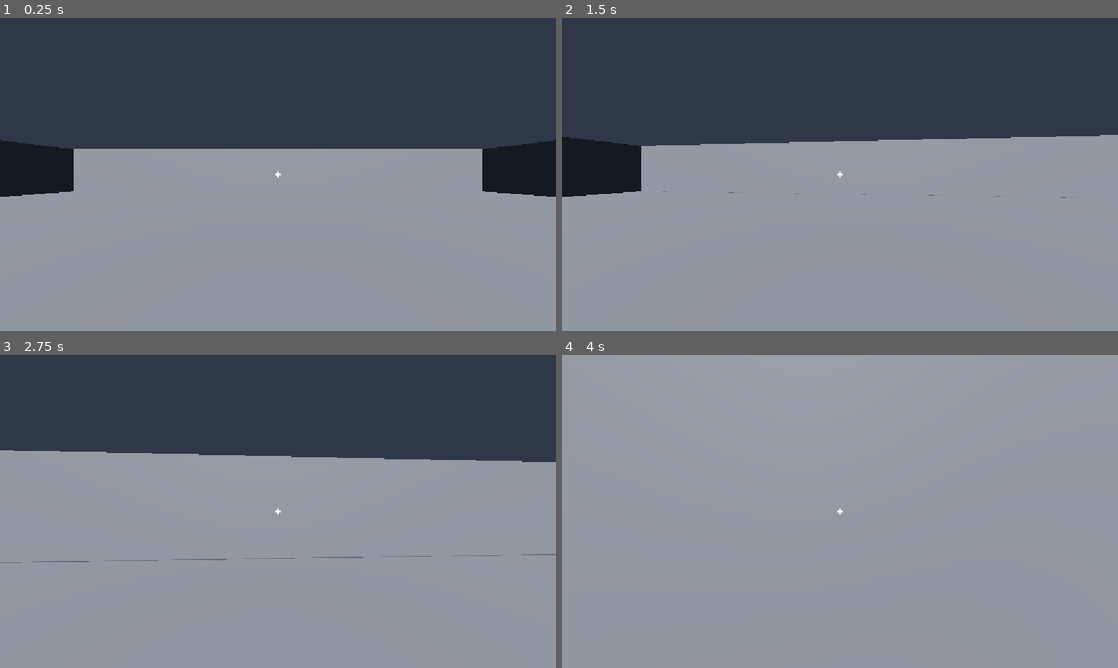
Above: before the commit, frames 1-4 (two rows, left to right).
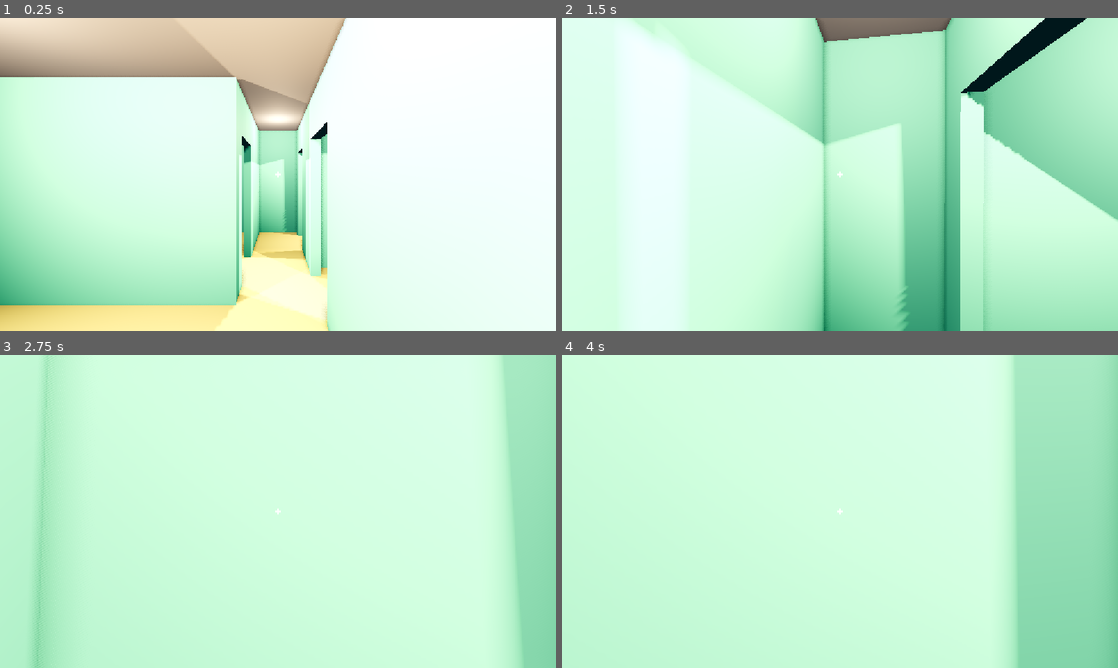
Above: after the commit, the same moments.

Repository: MarcosGomez66/scape-room-demo
Game: Godot game, scene res://scenes/test/house_test_level.tscn
The game is run twice, just before and just after one commit, with the same random seed, the same clock (stepped at 60 frames per second) and the same inputs. Before the commit the project starts from res://scenes/test/test_level.tscn.
Inputs (mouse positions are in pixels of both pictures, inside the frame that each line leads up to):
- Up to frame 1 (0.25 s): no input
- Up to frame 2 (1.5 s): tap Enter at 0.5 s; move the mouse to (867, 174) at 0.52 s; hold Shift (run) 0.53-1.28 s; hold W (move_forward) from 0.53 s (still down); click (867, 174) at 0.67 s; move the mouse to (812, 174) at 1.27 s; tap Shift (run) at 1.35 s
- Up to frame 3 (2.75 s): keep holding W (move_forward); move the mouse to (289, 505) at 2.02 s; hold Shift (run) from 2.03 s (still down); tap Enter at 2.1 s
- Up to frame 4 (4 s): keep holding W (move_forward); move the mouse to (834, 517) at 2.77 s; release Shift (run) at 2.78 s; tap Shift (run) at 2.85 s; click (834, 517) at 2.92 s; move the mouse to (878, 514) at 3.52 s; hold Shift (run) from 3.53 s (still down)

The runs differ from the first frame. In frame 1, 100% of the frame differs, in the area x 0-100%, y 0-100%; in frame 2, 100%; in frame 3, 100%; in frame 4, 100%.

Commit message:
Add playable house scene with collisions and night lighting
- Instance SM_Casa_Interior.glb with 19 box colliders matching its pieces

- Add night environment, six interior omni lights, porch light and moonlight

- Add house test level with exterior ground and player spawn

- Reduce player capsule radius to 0.3 for the narrow hallway

- Set the house test level as the main scene

Diff:
--- a/project.godot
+++ b/project.godot
@@ -11,7 +11,7 @@
 [application]
 
 config/name="scape-room"
-run/main_scene="res://scenes/test/test_level.tscn"
+run/main_scene="res://scenes/test/house_test_level.tscn"
 config/features=PackedStringArray("4.7", "Forward Plus")
 config/icon="res://icon.svg"
 
--- /dev/null
+++ b/scenes/environment/house/house.tscn
@@ -0,0 +1,218 @@
+[gd_scene format=3 uid="uid://cncnftvbhi4nx"]
+
+[ext_resource type="PackedScene" uid="uid://c666k0r4uycul" path="res://assets/test/SM_Casa_Interior.glb" id="1_be56h"]
+
+[sub_resource type="BoxShape3D" id="BoxShape3D_0j63e"]
+size = Vector3(1, 2.8, 0.15)
+
+[sub_resource type="BoxShape3D" id="BoxShape3D_v6mky"]
+size = Vector3(1.32, 1.04, 0.15)
+
+[sub_resource type="BoxShape3D" id="BoxShape3D_36sx6"]
+size = Vector3(1, 2.16, 0.15)
+
+[sub_resource type="BoxShape3D" id="BoxShape3D_0svpy"]
+size = Vector3(3.26, 2.8, 0.15)
+
+[sub_resource type="BoxShape3D" id="BoxShape3D_g0g6b"]
+size = Vector3(3.34, 0.64, 0.15)
+
+[sub_resource type="BoxShape3D" id="BoxShape3D_6kbrf"]
+size = Vector3(3, 2.8, 0.15)
+
+[sub_resource type="BoxShape3D" id="BoxShape3D_y1ae6"]
+size = Vector3(0.15, 2.8, 0.45)
+
+[sub_resource type="BoxShape3D" id="BoxShape3D_o6ogy"]
+size = Vector3(0.15, 0.64, 1.02)
+
+[sub_resource type="BoxShape3D" id="BoxShape3D_aaxt8"]
+size = Vector3(0.15, 2.8, 1.68)
+
+[sub_resource type="BoxShape3D" id="BoxShape3D_cde31"]
+size = Vector3(0.15, 2.8, 2.68)
+
+[sub_resource type="BoxShape3D" id="BoxShape3D_6gw2b"]
+size = Vector3(0.15, 0.64, 3.17)
+
+[sub_resource type="BoxShape3D" id="BoxShape3D_h1qdj"]
+size = Vector3(0.15, 2.8, 0.3)
+
+[sub_resource type="BoxShape3D" id="BoxShape3D_tq1ck"]
+size = Vector3(0.15, 2.16, 1.13)
+
+[sub_resource type="BoxShape3D" id="BoxShape3D_v60th"]
+size = Vector3(2.96, 2.8, 0.15)
+
+[sub_resource type="BoxShape3D" id="BoxShape3D_v3g3m"]
+size = Vector3(7.6, 2.8, 0.15)
+
+[sub_resource type="BoxShape3D" id="BoxShape3D_m8q6o"]
+size = Vector3(0.15, 2.8, 6.15)
+
+[sub_resource type="BoxShape3D" id="BoxShape3D_v8ppu"]
+size = Vector3(0.15, 2.8, 6.15)
+
+[sub_resource type="BoxShape3D" id="BoxShape3D_fvjnc"]
+size = Vector3(7.6, 0.3, 8.6)
+
+[sub_resource type="BoxShape3D" id="BoxShape3D_00xd6"]
+size = Vector3(7.6, 0.15, 7)
+
+[sub_resource type="ProceduralSkyMaterial" id="ProceduralSkyMaterial_tw618"]
+sky_top_color = Color(0.012, 0.018, 0.055, 1)
+sky_horizon_color = Color(0.055, 0.075, 0.13, 1)
+ground_bottom_color = Color(0.008, 0.01, 0.018, 1)
+
+[sub_resource type="Sky" id="Sky_w7xsy"]
+sky_material = SubResource("ProceduralSkyMaterial_tw618")
+
+[sub_resource type="Environment" id="Environment_wqv1g"]
+background_mode = 2
+sky = SubResource("Sky_w7xsy")
+ambient_light_source = 2
+ambient_light_color = Color(0.35, 0.42, 0.55, 1)
+ambient_light_energy = 0.14
+tonemap_mode = 3
+tonemap_exposure = 0.95
+ssao_enabled = true
+
+[node name="House" type="Node3D" unique_id=1069368756]
+
+[node name="HouseVisual" parent="." unique_id=1822907537 instance=ExtResource("1_be56h")]
+
+[node name="HouseCollision" type="StaticBody3D" parent="." unique_id=1241828048]
+
+[node name="Col_SM_Pared" type="CollisionShape3D" parent="HouseCollision" unique_id=1116631060]
+transform = Transform3D(1, 0, 0, 0, 1, 0, 0, 0, 1, -3.3, 1.7, 2.075)
+shape = SubResource("BoxShape3D_0j63e")
+
+[node name="Col_SM_Pared_001" type="CollisionShape3D" parent="HouseCollision" unique_id=862090376]
+transform = Transform3D(1, 0, 0, 0, 1, 0, 0, 0, 1, -2.14, 0.82, 2.075)
+shape = SubResource("BoxShape3D_v6mky")
+
+[node name="Col_SM_Pared_002" type="CollisionShape3D" parent="HouseCollision" unique_id=1593039729]
+transform = Transform3D(1, 0, 0, 0, 1, 0, 0, 0, 1, -0.98, 1.38, 2.075)
+shape = SubResource("BoxShape3D_36sx6")
+
+[node name="Col_SM_Pared_003" type="CollisionShape3D" parent="HouseCollision" unique_id=708048273]
+transform = Transform3D(1, 0, 0, 0, 1, 0, 0, 0, 1, 2.17, 1.7, 2.075)
+shape = SubResource("BoxShape3D_0svpy")
+
+[node name="Col_SM_Pared_004" type="CollisionShape3D" parent="HouseCollision" unique_id=1870643670]
+transform = Transform3D(1, 0, 0, 0, 1, 0, 0, 0, 1, -1.13, 2.78, 2.075)
+shape = SubResource("BoxShape3D_g0g6b")
+
+[node name="Col_SM_Pared_005" type="CollisionShape3D" parent="HouseCollision" unique_id=912262207]
+transform = Transform3D(1, 0, 0, 0, 1, 0, 0, 0, 1, -2.15, 1.7, -1.075)
+shape = SubResource("BoxShape3D_6kbrf")
+
+[node name="Col_SM_Pared_006" type="CollisionShape3D" parent="HouseCollision" unique_id=1699424927]
+transform = Transform3D(1, 0, 0, 0, 1, 0, 0, 0, 1, -0.575, 1.7, -1.225)
+shape = SubResource("BoxShape3D_y1ae6")
+
+[node name="Col_SM_Pared_007" type="CollisionShape3D" parent="HouseCollision" unique_id=751902764]
+transform = Transform3D(1, 0, 0, 0, 1, 0, 0, 0, 1, -0.575, 2.78, -1.96)
+shape = SubResource("BoxShape3D_o6ogy")
+
+[node name="Col_SM_Pared_008" type="CollisionShape3D" parent="HouseCollision" unique_id=734149363]
+transform = Transform3D(1, 0, 0, 0, 1, 0, 0, 0, 1, -0.575, 1.7, -3.31)
+shape = SubResource("BoxShape3D_aaxt8")
+
+[node name="Col_SM_Pared_009" type="CollisionShape3D" parent="HouseCollision" unique_id=740822999]
+transform = Transform3D(1, 0, 0, 0, 1, 0, 0, 0, 1, 0.615, 1.7, 0.66)
+shape = SubResource("BoxShape3D_cde31")
+
+[node name="Col_SM_Pared_010" type="CollisionShape3D" parent="HouseCollision" unique_id=868374952]
+transform = Transform3D(1, 0, 0, 0, 1, 0, 0, 0, 1, 0.615, 2.78, -2.265)
+shape = SubResource("BoxShape3D_6gw2b")
+
+[node name="Col_SM_Pared_011" type="CollisionShape3D" parent="HouseCollision" unique_id=1517486628]
+transform = Transform3D(1, 0, 0, 0, 1, 0, 0, 0, 1, 0.615, 1.7, -4)
+shape = SubResource("BoxShape3D_h1qdj")
+
+[node name="Col_SM_Pared_012" type="CollisionShape3D" parent="HouseCollision" unique_id=2137028578]
+transform = Transform3D(1, 0, 0, 0, 1, 0, 0, 0, 1, 0.615, 1.38, -2.265)
+shape = SubResource("BoxShape3D_tq1ck")
+
+[node name="Col_SM_Pared_013" type="CollisionShape3D" parent="HouseCollision" unique_id=288458517]
+transform = Transform3D(1, 0, 0, 0, 1, 0, 0, 0, 1, 2.17, 1.7, -2.075)
+shape = SubResource("BoxShape3D_v60th")
+
+[node name="Col_SM_Pared_Atras" type="CollisionShape3D" parent="HouseCollision" unique_id=1295556548]
+transform = Transform3D(1, 0, 0, 0, 1, 0, 0, 0, 1, 0, 1.7, -4.225)
+shape = SubResource("BoxShape3D_v3g3m")
+
+[node name="Col_SM_Pared_Derecha" type="CollisionShape3D" parent="HouseCollision" unique_id=2069891467]
+transform = Transform3D(1, 0, 0, 0, 1, 0, 0, 0, 1, 3.725, 1.7, -1.075)
+shape = SubResource("BoxShape3D_m8q6o")
+
+[node name="Col_SM_Pared_Izq" type="CollisionShape3D" parent="HouseCollision" unique_id=209241406]
+transform = Transform3D(1, 0, 0, 0, 1, 0, 0, 0, 1, -3.725, 1.7, -1.075)
+shape = SubResource("BoxShape3D_v8ppu")
+
+[node name="Col_SM_Piso" type="CollisionShape3D" parent="HouseCollision" unique_id=1833450238]
+transform = Transform3D(1, 0, 0, 0, 1, 0, 0, 0, 1, 0, 0.15, 0)
+shape = SubResource("BoxShape3D_fvjnc")
+
+[node name="Col_SM_Techo" type="CollisionShape3D" parent="HouseCollision" unique_id=1775858771]
+transform = Transform3D(1, 0, 0, 0, 1, 0, 0, 0, 1, 0, 3.175, -0.8)
+shape = SubResource("BoxShape3D_00xd6")
+
+[node name="Lighting" type="Node3D" parent="." unique_id=1829879722]
+
+[node name="WorldEnvironment" type="WorldEnvironment" parent="Lighting" unique_id=900653706]
+environment = SubResource("Environment_wqv1g")
+
+[node name="Omni_Entrance" type="OmniLight3D" parent="Lighting" unique_id=1231515671]
+transform = Transform3D(1, 0, 0, 0, 1, 0, 0, 0, 1, 0.02, 2.85, 1.2)
+light_color = Color(1, 0.86, 0.68, 1)
+shadow_enabled = true
+
+[node name="Omni_Hall" type="OmniLight3D" parent="Lighting" unique_id=1393599515]
+transform = Transform3D(1, 0, 0, 0, 1, 0, 0, 0, 1, 0.02, 2.85, -2.9)
+light_color = Color(1, 0.86, 0.68, 1)
+light_energy = 0.9
+shadow_enabled = true
+omni_range = 4.5
+
+[node name="Omni_Living" type="OmniLight3D" parent="Lighting" unique_id=2023300428]
+transform = Transform3D(1, 0, 0, 0, 1, 0, 0, 0, 1, -2.1, 2.85, 0.5)
+light_color = Color(1, 0.86, 0.68, 1)
+light_energy = 1.1
+shadow_enabled = true
+
+[node name="Omni_Bedroom" type="OmniLight3D" parent="Lighting" unique_id=434694026]
+transform = Transform3D(1, 0, 0, 0, 1, 0, 0, 0, 1, -2.1, 2.85, -2.65)
+light_color = Color(1, 0.86, 0.68, 1)
+light_energy = 1.1
+shadow_enabled = true
+
+[node name="Omni_Kitchen" type="OmniLight3D" parent="Lighting" unique_id=444222105]
+transform = Transform3D(1, 0, 0, 0, 1, 0, 0, 0, 1, 2.15, 2.85, 0)
+light_color = Color(1, 0.86, 0.68, 1)
+light_energy = 1.1
+shadow_enabled = true
+omni_range = 5.5
+
+[node name="Omni_Bath" type="OmniLight3D" parent="Lighting" unique_id=283640546]
+transform = Transform3D(1, 0, 0, 0, 1, 0, 0, 0, 1, 2.15, 2.85, -3.15)
+light_color = Color(1, 0.86, 0.68, 1)
+light_energy = 0.9
+shadow_enabled = true
+omni_range = 4.0
+
+[node name="Omni_Porch" type="OmniLight3D" parent="Lighting" unique_id=328143198]
+transform = Transform3D(1, 0, 0, 0, 1, 0, 0, 0, 1, 0, 2.45, 2.4)
+light_color = Color(1, 0.86, 0.68, 1)
+light_energy = 0.8
+omni_range = 4.0
+
+[node name="Moon" type="DirectionalLight3D" parent="Lighting" unique_id=833351192]
+transform = Transform3D(0.8660254, -0.38302222, 0.32139382, 0, 0.64278764, 0.76604444, -0.5, -0.66341394, 0.5566704, 0, 0, 0)
+light_color = Color(0.55, 0.65, 0.9, 1)
+light_energy = 0.3
+shadow_enabled = true
+
+[node name="PlayerSpawn" type="Marker3D" parent="." unique_id=1560290985]
+transform = Transform3D(1, 0, 0, 0, 1, 0, 0, 0, 1, 0.02, 0.32, 1.5)
--- a/scenes/player/Player.tscn
+++ b/scenes/player/Player.tscn
@@ -4,7 +4,7 @@
 [ext_resource type="Texture2D" uid="uid://pyfetpo8o2bp" path="res://assets/player/crosshair.png" id="2_gfjak"]
 
 [sub_resource type="CapsuleShape3D" id="CapsuleShape3D_player"]
-radius = 0.4
+radius = 0.3
 height = 1.8
 
 [node name="Player" type="CharacterBody3D" unique_id=699744171 groups=["PlayerCharacter"]]
--- /dev/null
+++ b/scenes/test/house_test_level.tscn
@@ -0,0 +1,31 @@
+[gd_scene format=3 uid="uid://qenkwbxhcko5"]
+
+[ext_resource type="PackedScene" uid="uid://cncnftvbhi4nx" path="res://scenes/environment/house/house.tscn" id="1_f38u6"]
+[ext_resource type="PackedScene" uid="uid://1o4dxva7ye2s" path="res://scenes/player/Player.tscn" id="2_0ll5a"]
+
+[sub_resource type="BoxShape3D" id="BoxShape3D_4cny8"]
+size = Vector3(60, 0.5, 60)
+
+[sub_resource type="StandardMaterial3D" id="StandardMaterial3D_74ylu"]
+albedo_color = Color(0.16, 0.2, 0.14, 1)
+
+[sub_resource type="PlaneMesh" id="PlaneMesh_ylyn5"]
+size = Vector2(60, 60)
+
+[node name="HouseTestLevel" type="Node3D" unique_id=68745559]
+
+[node name="House" parent="." unique_id=1069368756 instance=ExtResource("1_f38u6")]
+
+[node name="ExteriorGround" type="StaticBody3D" parent="." unique_id=76679584]
+
+[node name="CollisionShape3D" type="CollisionShape3D" parent="ExteriorGround" unique_id=1971304077]
+transform = Transform3D(1, 0, 0, 0, 1, 0, 0, 0, 1, 0, 0.05, 0)
+shape = SubResource("BoxShape3D_4cny8")
+
+[node name="ExteriorGroundVisual" type="MeshInstance3D" parent="." unique_id=772437948]
+transform = Transform3D(1, 0, 0, 0, 1, 0, 0, 0, 1, 0, 0.295, 0)
+material_override = SubResource("StandardMaterial3D_74ylu")
+mesh = SubResource("PlaneMesh_ylyn5")
+
+[node name="Player" parent="." unique_id=699744171 instance=ExtResource("2_0ll5a")]
+transform = Transform3D(1, 0, 0, 0, 1, 0, 0, 0, 1, 0.02, 0.32, 1.5)
Binary file added: assets/test/SM_Casa_Interior.glb
Not shown, added: assets/test/SM_Casa_Interior.glb.import
Not shown: 1 places in scenes/test/test_level.tscn that only renumber resources
